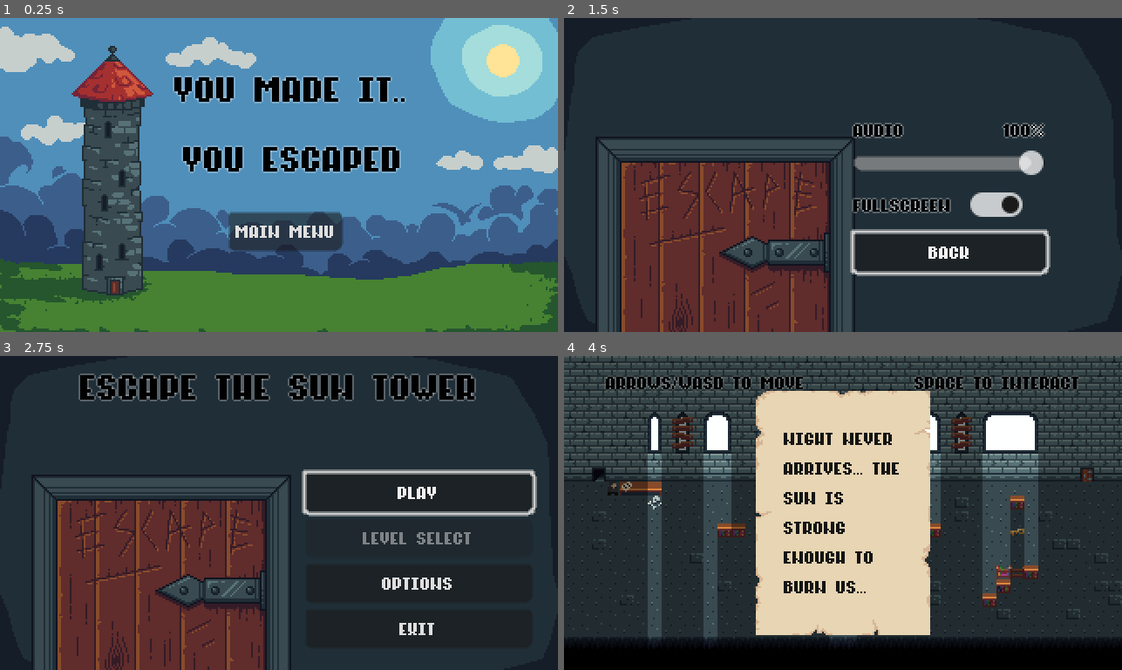
Above: before the commit, frames 1-4 (two rows, left to right).
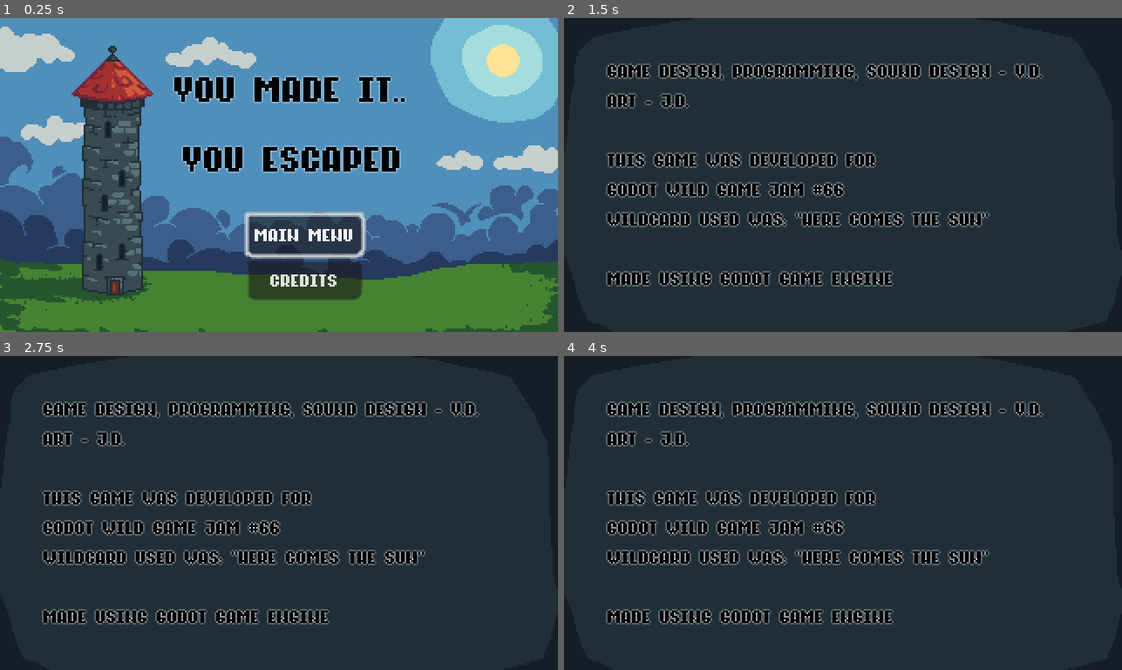
Above: after the commit, the same moments.

Repository: veren-damyanov/suntower
Game: Godot game, scene res://scenes/victory_screen.tscn
Two runs of this game, one before a commit and one after it. Both use one fixed random seed, a clock stepped at 60 frames per second and the inputs below. This scene is started directly instead of the project's main scene.
Inputs (mouse positions are in pixels of both pictures, inside the frame that each line leads up to):
- Up to frame 1 (0.25 s): no input
- Up to frame 2 (1.5 s): click "main menu" at 0.5 s; click (982, 244) at 1.25 s, where only the run before the commit has a clickable "Options"
- Up to frame 3 (2.75 s): click (385, 588) at 2 s, where only the run before the commit has a clickable "Back"
- Up to frame 4 (4 s): click (982, 491) at 2.75 s, where only the run before the commit has a clickable "play"; hold Right (right) from 3.53 s (still down); hold Space (interact) from 3.53 s (still down)

The runs differ from the first frame. In frame 1, 4.8% of the frame differs, in the area x 40-66%, y 61-90%; in frame 2, 34%; in frame 3, 37%; in frame 4, 58%, in the area x 0-100%, y 0-100%.

Commit message:
Introduce credits screen

Diff:
--- /dev/null
+++ b/scenes/credits.tscn
@@ -0,0 +1,33 @@
+[gd_scene load_steps=4 format=3 uid="uid://eg2ks1dcpxq7"]
+
+[ext_resource type="Texture2D" uid="uid://dusqr5dey51d1" path="res://assets/sprites/credits_background.png" id="1_dm10e"]
+[ext_resource type="Theme" uid="uid://ba8w7uwv0in7s" path="res://assets/standard.tres" id="2_obxp4"]
+[ext_resource type="Script" path="res://scripts/credits.gd" id="2_pyjwt"]
+
+[node name="Credits" type="Sprite2D"]
+texture = ExtResource("1_dm10e")
+centered = false
+script = ExtResource("2_pyjwt")
+
+[node name="MarginContainer" type="MarginContainer" parent="."]
+anchors_preset = 15
+anchor_right = 1.0
+anchor_bottom = 1.0
+grow_horizontal = 2
+grow_vertical = 2
+theme = ExtResource("2_obxp4")
+theme_override_constants/margin_left = 25
+theme_override_constants/margin_top = 20
+theme_override_constants/margin_right = 25
+theme_override_constants/margin_bottom = 20
+
+[node name="Label" type="Label" parent="MarginContainer"]
+layout_mode = 2
+text = "game design, programming, sound design - V.D.
+Art - J.D.
+
+this game was developed for
+godot wild game jam #66
+wildcard used was: \"here comes the sun\"
+
+made using godot game engine"
--- a/scenes/main_menu.tscn
+++ b/scenes/main_menu.tscn
@@ -21,7 +21,7 @@
 [node name="Title" type="Label" parent="VerticalContainer"]
 layout_mode = 2
 theme_override_font_sizes/font_size = 32
-text = "escape the sun tower"
+text = "sun tower"
 horizontal_alignment = 1
 vertical_alignment = 1
 
@@ -48,8 +48,13 @@
 text = "Level Select"
 
 [node name="Options" type="Button" parent="VerticalContainer/Buttons"]
+visible = false
 layout_mode = 2
 text = "Options"
+
+[node name="Credits" type="Button" parent="VerticalContainer/Buttons"]
+layout_mode = 2
+text = "Credits"
 
 [node name="Exit" type="Button" parent="VerticalContainer/Buttons"]
 layout_mode = 2
@@ -65,5 +70,6 @@
 [connection signal="pressed" from="VerticalContainer/Buttons/Start" to="." method="_on_start_pressed"]
 [connection signal="pressed" from="VerticalContainer/Buttons/Level Select" to="." method="_on_level_select_pressed"]
 [connection signal="pressed" from="VerticalContainer/Buttons/Options" to="." method="_on_options_pressed"]
+[connection signal="pressed" from="VerticalContainer/Buttons/Credits" to="." method="_on_credits_pressed"]
 [connection signal="pressed" from="VerticalContainer/Buttons/Exit" to="." method="_on_exit_pressed"]
 [connection signal="animation_done" from="Transition" to="." method="_on_animation_finished"]
--- a/scenes/options.tscn
+++ b/scenes/options.tscn
@@ -69,15 +69,10 @@
 
 [node name="Toggle" type="CheckButton" parent="VerticalContainer/Horizontal/Settings/Fullscreen"]
 layout_mode = 2
-button_pressed = true
 
 [node name="Back" type="Button" parent="VerticalContainer/Horizontal/Settings"]
 layout_mode = 2
 text = "Back"
 
-[node name="Margin" type="Label" parent="VerticalContainer/Horizontal"]
-layout_mode = 2
-text = "     "
-
 [connection signal="toggled" from="VerticalContainer/Horizontal/Settings/Fullscreen/Toggle" to="." method="_on_toggle_toggled"]
 [connection signal="pressed" from="VerticalContainer/Horizontal/Settings/Back" to="." method="_on_back_pressed"]
--- a/scenes/victory_screen.tscn
+++ b/scenes/victory_screen.tscn
@@ -27,12 +27,28 @@
 theme_override_font_sizes/font_size = 32
 text = "you escaped"
 
-[node name="Main" type="Button" parent="."]
-offset_left = 131.0
-offset_top = 111.0
-offset_right = 196.0
-offset_bottom = 133.0
+[node name="Buttons" type="VBoxContainer" parent="."]
+anchors_preset = 7
+anchor_left = 0.5
+anchor_top = 1.0
+anchor_right = 0.5
+anchor_bottom = 1.0
+offset_left = -18.5
+offset_top = -67.0
+offset_right = 46.5
+offset_bottom = -19.0
+grow_horizontal = 2
+grow_vertical = 0
+
+[node name="Main" type="Button" parent="Buttons"]
+layout_mode = 2
 theme = ExtResource("2_u0q60")
 text = "main menu"
 
-[connection signal="pressed" from="Main" to="." method="_on_main_pressed"]
+[node name="Credits" type="Button" parent="Buttons"]
+layout_mode = 2
+theme = ExtResource("2_u0q60")
+text = "credits"
+
+[connection signal="pressed" from="Buttons/Main" to="." method="_on_main_pressed"]
+[connection signal="pressed" from="Buttons/Credits" to="." method="_on_credits_pressed"]
--- /dev/null
+++ b/scripts/credits.gd
@@ -0,0 +1,6 @@
+extends Sprite2D
+
+
+func _input(event: InputEvent) -> void:
+    if event.is_action_pressed('pause'):
+        get_tree().change_scene_to_file('res://scenes/main_menu.tscn')
--- a/scripts/main_menu.gd
+++ b/scripts/main_menu.gd
@@ -24,5 +24,8 @@
 func _on_exit_pressed() -> void:
     self.get_tree().quit()
 
+func _on_credits_pressed():
+    get_tree().change_scene_to_file('res://scenes/credits.tscn')
+
 func _on_animation_finished() -> void:
     call(self.animation_callback)
--- a/scripts/victory_screen.gd
+++ b/scripts/victory_screen.gd
@@ -1,10 +1,15 @@
 extends Sprite2D
 
 
-func _on_main_pressed():
-    get_tree().change_scene_to_file('res://scenes/main_menu.tscn')
-
+func _ready() -> void:
+    $Buttons/Main.grab_focus()
 
 func _input(event: InputEvent) -> void:
     if event.is_action_pressed('pause'):
         get_tree().change_scene_to_file('res://scenes/main_menu.tscn')
+
+func _on_main_pressed() -> void:
+    get_tree().change_scene_to_file('res://scenes/main_menu.tscn')
+
+func _on_credits_pressed() -> void:
+    get_tree().change_scene_to_file('res://scenes/credits.tscn')
Binary file added: assets/sprites/credits_background.png
Not shown, added: assets/sprites/credits_background.png.import
